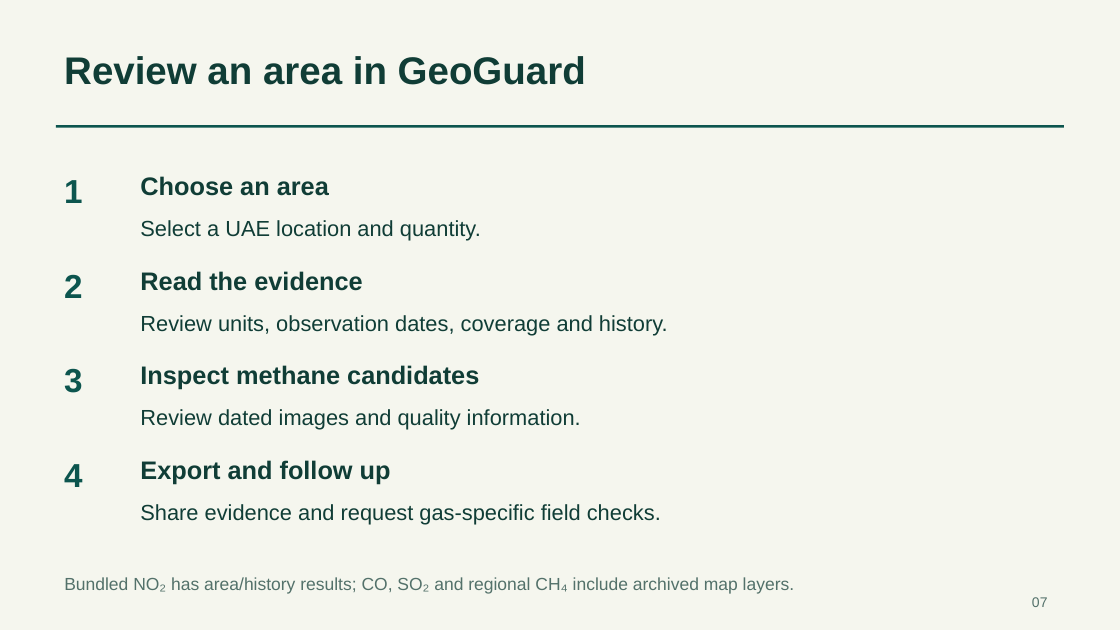
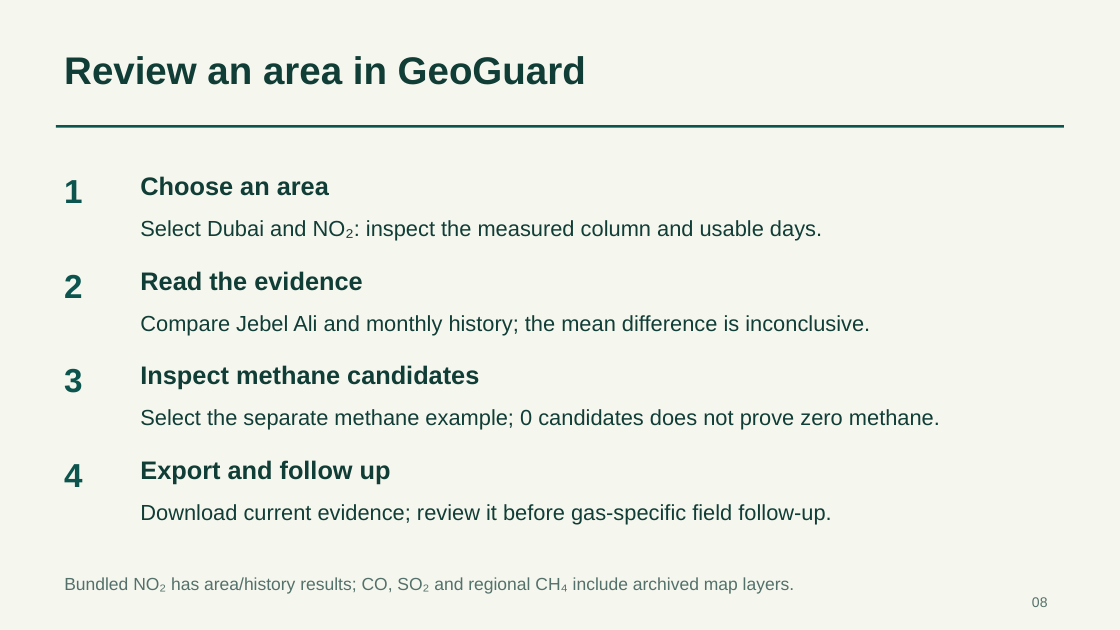
Before and after one commit to losth6wz/Geoguard, a slide deck: slide 8 of presentation/GeoGuard.pptx (slide 7 before the commit). Drawn at 1120x630 pixels with LibreOffice and Linux fonts; fonts in the diff are those of the drawing. Boxes give left, top, right and bottom in pixels: in the first picture for what was removed or moved away, otherwise in the second. Text is boxed around its words. In the diff, an @@ line names an element or a change of style, - is before the commit and + after.

```diff
--- a/presentation/GeoGuard.pptx
+++ b/presentation/GeoGuard.pptx
@@ text at (140,220,822,241): text changed @@
-Select a UAE location and quantity.
+Select Dubai and NO₂: inspect the measured column and usable days.
@@ text at (140,315,870,336): text changed @@
-Review units, observation dates, coverage and history.
+Compare Jebel Ali and monthly history; the mean difference is inconclusive.
@@ text at (140,409,940,430): text changed @@
-Review dated images and quality information.
+Select the separate methane example; 0 candidates does not prove zero methane.
@@ text at (140,504,831,525): text changed @@
-Share evidence and request gas-specific field checks.
+Download current evidence; review it before gas-specific field follow-up.
@@ text at (1032,597,1048,607): text changed @@
-07
+08
```
Also in this commit, not shown: 8 other slides changed, 3 slides added, 1 slide removed, 10 other files.
